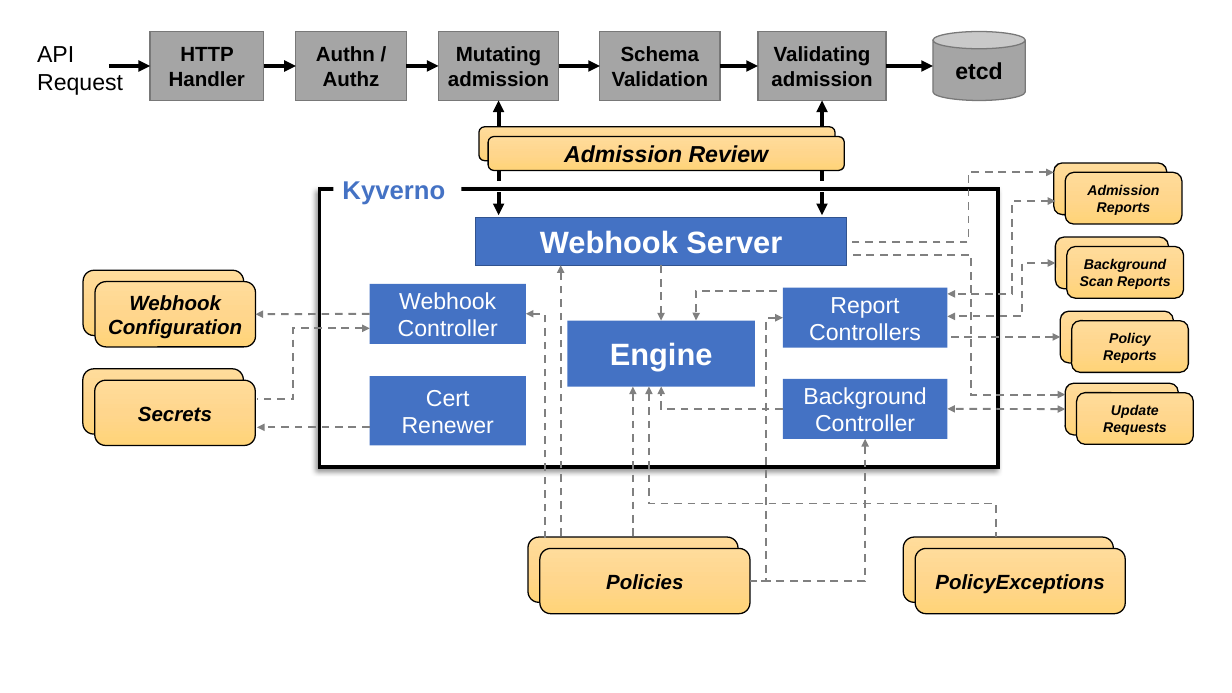
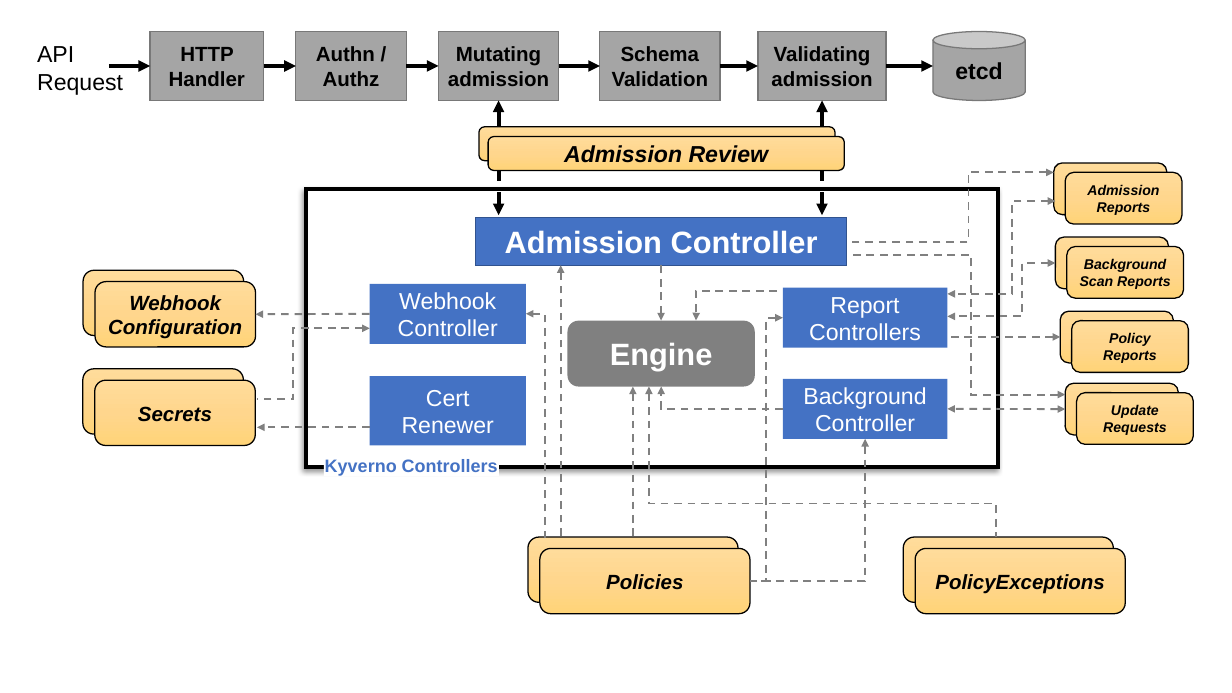
Before and after one commit to kyverno/website, a slide deck: slide 1 of static/images/kyverno_website_graphics.pptx. Drawn at 1232x693 pixels with LibreOffice and Linux fonts; fonts in the diff are those of the drawing. Boxes give left, top, right and bottom in pixels: in the first picture for what was removed or moved away, otherwise in the second. Text is boxed around its words. In the diff, an @@ line names an element or a change of style, - is before the commit and + after.

```diff
--- a/static/images/kyverno_website_graphics.pptx
+++ b/static/images/kyverno_website_graphics.pptx
@@ rectangle: place and size @@
-rectangle at bbox=[320, 189, 998, 468]
+rectangle at bbox=[306, 189, 998, 468]
@@ text in rectangle at bbox=[505, 230, 818, 254]: text changed @@
-Webhook Server
+Admission Controller
@@ rounded rectangle "Engine" at bbox=[567, 321, 755, 386]: rectangle to rounded rectangle; fill #4472C4 to #808080 @@
@@ text at bbox=[325, 459, 498, 476]: text changed; size 20 to 14 pt @@
-Kyverno
+Kyverno Controllers
```
Also in this commit, not shown: 1 other file.
